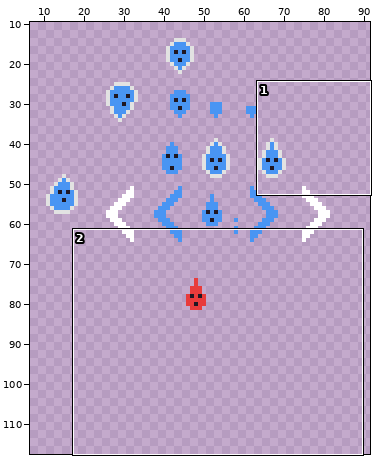
Pixel-art file -- Assets/Sprites/MainCharacter/Goutte.aseprite. Above, an overview of the earlier version with the close-up marked.
Close-up. Before:
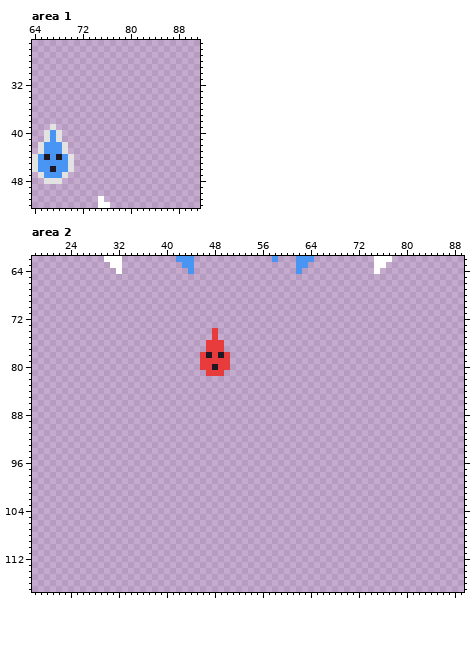
92x256 pixels, 1 frame. Shown: area 1: x 64..91, y 25..52; area 2: x 18..89, y 62..117. The wide view leaves out empty margins.
After the commit:
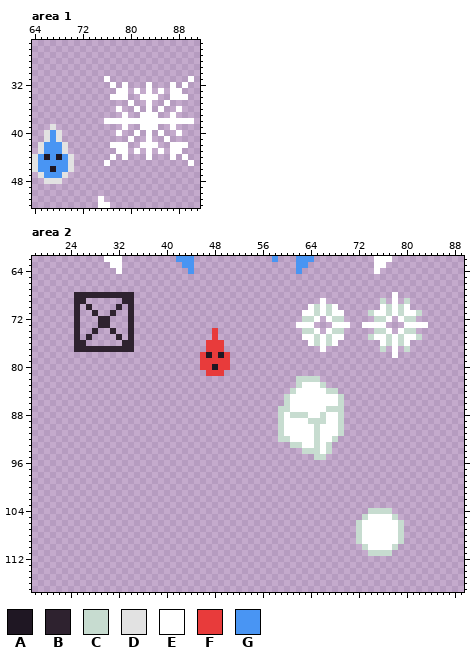
Palette (. is transparent): A #1f1723  B #2e222f  C #c7dcd0  D #e2e2e2  E #ffffff  F #e83b3b  G #4995f3
What changed:
--- area 1
@@ x 74..91 @@
 30 ..................
-31 ..................
-32 ..................
-33 ..................
-34 ..................
-35 ..................
-36 ..................
-37 ..................
-38 ..................
-39 ..................
-40 ..................
-41 ..................
-42 ..................
-43 ..................
-44 ..................
-45 ..................
+31 ..E.............E.
+32 ...E.E...E...E.E..
+33 ....EE.E.E.E.EE...
+34 ...EEE..EEE..EEE..
+35 ......E..E..E.....
+36 ....E..E.E.E..E...
+37 .....E..EEE..E....
+38 ..EEEEEEEEEEEEEEE.
+39 .....E..EEE..E....
+40 ....E..E.E.E..E...
+41 ......E..E..E.....
+42 ...EEE..EEE..EEE..
+43 ....EE.E.E.E.EE...
+44 ...E.E...E...E.E..
+45 ..E.............E.
 46 ..................
--- area 2
@@ x 18..89 @@
  67 ........................................................................
- 68 ........................................................................
- 69 ........................................................................
- 70 ........................................................................
- 71 ........................................................................
- 72 ........................................................................
- 73 ........................................................................
- 74 ..............................F.........................................
- 75 ..............................F.........................................
- 76 .............................FFF........................................
- 77 .............................FFF........................................
- 78 ............................FAFAF.......................................
+ 68 .......BBBBBBBBBB...........................................E...........
+ 69 .......BB......BB...............................E.........C.E.C.........
+ 70 .......B.B....B.B.............................ECECE.......ECECE.........
+ 71 .......B..B..B..B............................EECECEE....CEECECEEC.......
+ 72 .......B...BB...B............................CCE.ECC.....CCE.ECC........
+ 73 .......B...BB...B...........................EEE...EEE..EEEE...EEEE......
+ 74 .......B..B..B..B.............F..............CCE.ECC.....CCE.ECC........
+ 75 .......B.B....B.B.............F..............EECECEE....CEECECEEC.......
+ 76 .......BB......BB............FFF..............ECECE.......ECECE.........
+ 77 .......BBBBBBBBBB............FFF................E.........C.E.C.........
+ 78 ............................FAFAF...........................E...........
  79 ............................FFFFF.......................................
@@ x 57..71 @@
  81 ...............
- 82 ...............
- 83 ...............
- 84 ...............
- 85 ...............
- 86 ...............
- 87 ...............
- 88 ...............
- 89 ...............
- 90 ...............
- 91 ...............
- 92 ...............
- 93 ...............
- 94 ...............
- 95 ...............
+ 82 .....CCCC......
+ 83 .....CEEEC.....
+ 84 ....CEEEEECC...
+ 85 ...CEEEEEEEEC..
+ 86 ...CEEEEEEEEC..
+ 87 ..CCEEEEEECCC..
+ 88 ..CECCCEECEEC..
+ 89 ..CEEEECCCEEC..
+ 90 ..CEEEEECEEEC..
+ 91 ..CEEEEECEEEC..
+ 92 ..CCEEEECEEC...
+ 93 ....CCEECEC....
+ 94 ......CCCEC....
+ 95 ........CC.....
  96 ...............
@@ x 70..81 @@
 103 ............
-104 ............
-105 ............
-106 ............
-107 ............
-108 ............
-109 ............
-110 ............
-111 ............
+104 ....CCCC....
+105 ...CEEEEC...
+106 ..CEEEEEEC..
+107 ..CEEEEEEC..
+108 ..CEEEEEEC..
+109 ..CEEEEEEC..
+110 ...CEEEEC...
+111 ....CCCC....
 112 ............
Boxes around the changes in both close-ups, in picture pixels (x1, y1, x2, y2):
added: (104, 76, 194, 166)
added: (74, 292, 134, 352)
added: (278, 292, 428, 460)
added: (356, 508, 404, 556)
